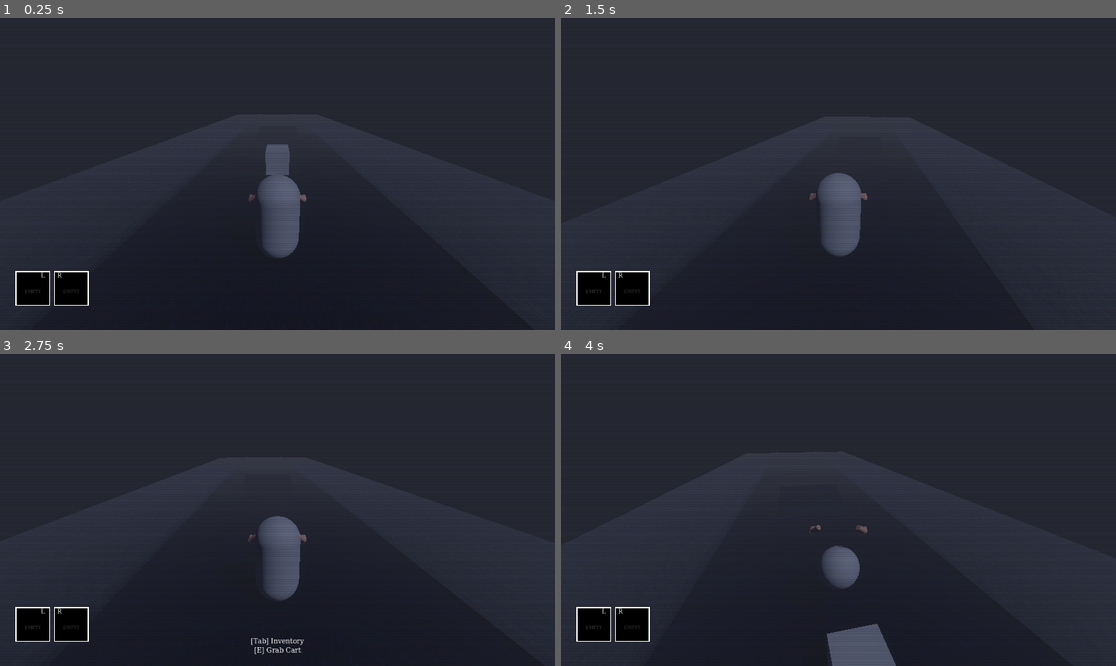
Above: before the commit, frames 1-4 (two rows, left to right).
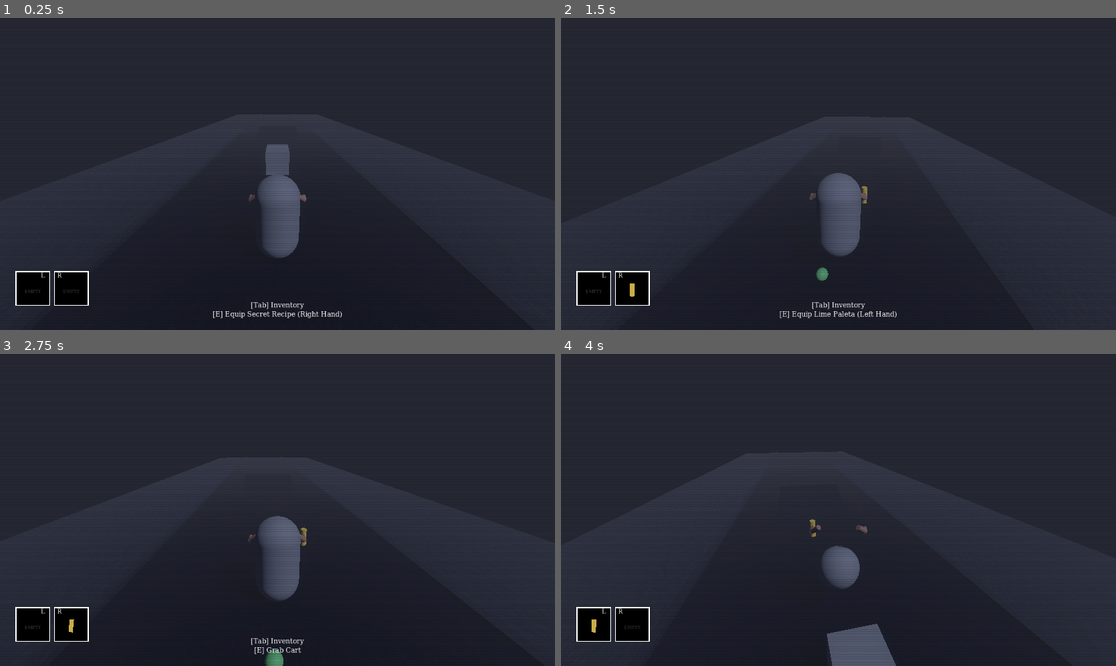
Above: after the commit, the same moments.

Repository: miles5g/paletero
Game: Godot game, scene res://world.tscn
The game is run twice, just before and just after one commit, with the same random seed, the same clock (stepped at 60 frames per second) and the same inputs.
Inputs (mouse positions are in pixels of both pictures, inside the frame that each line leads up to):
- Up to frame 1 (0.25 s): no input
- Up to frame 2 (1.5 s): tap Enter at 0.5 s; move the mouse to (866, 174) at 0.52 s; hold Ctrl (crouch) 0.53-1.28 s; hold W (move_forward) from 0.53 s (still down); click (866, 174) at 0.67 s; tap Space (jump) at 0.77 s; move the mouse to (810, 174) at 1.27 s; tap E (interact) at 1.35 s
- Up to frame 3 (2.75 s): keep holding W (move_forward); tap Space (jump) at 1.52 s; move the mouse to (288, 503) at 2.02 s; hold Shift (sprint) from 2.03 s (still down)
- Up to frame 4 (4 s): keep holding W (move_forward); tap Space (jump) at 2.75, 3.02, 3.77 s; move the mouse to (832, 516) at 2.77 s; release Shift (sprint) at 2.78 s; tap Q at 2.85 s; click (832, 516) at 2.92 s; move the mouse to (877, 513) at 3.52 s; hold Ctrl (crouch) from 3.53 s (still down)

The runs differ from the first frame. In frame 1, 0.3% of the frame differs, in the area x 38-62%, y 91-97%; in frame 2, 0.4%, in the area x 11-61%, y 53-97%; in frame 3, 0.2%; in frame 4, less than 0.1%.

Commit message:
Match world/held item visuals to booth models and spawn starter pickups.
Render physical items using the same hand-model and rarity material mapping as the booth pipeline, and spawn two starter items on the floor in front of the player at world start.

Co-authored-by: Cursor <cursoragent@cursor.com>

Diff:
--- a/physical_item.gd
+++ b/physical_item.gd
@@ -51,46 +51,18 @@
 
 func _build_visual_for_item() -> Node3D:
 	var model := ItemResource.HandModel.CUBE
+	var rarity := ItemResource.Rarity.GREEN
 	if item_resource != null:
 		model = item_resource.hand_model
+		rarity = item_resource.rarity
 		if model == ItemResource.HandModel.AUTO:
 			model = _default_model_for_category(item_resource.category)
-	var mat := StandardMaterial3D.new()
-	mat.albedo_color = Color(0.82, 0.82, 0.84)
-	mat.roughness = 0.58
-	mat.emission_enabled = true
-	mat.emission = mat.albedo_color * 0.12
-	match model:
-		ItemResource.HandModel.SPHERE:
-			var s := CSGSphere3D.new()
-			s.radius = 0.16
-			s.material = mat
-			return s
-		ItemResource.HandModel.CAPSULE:
-			var cap := CSGCylinder3D.new()
-			cap.radius = 0.11
-			cap.height = 0.38
-			cap.material = mat
-			cap.rotation_degrees = Vector3(90.0, 0.0, 0.0)
-			return cap
-		ItemResource.HandModel.CYLINDER:
-			var cyl := CSGCylinder3D.new()
-			cyl.radius = 0.12
-			cyl.height = 0.32
-			cyl.material = mat
-			return cyl
-		ItemResource.HandModel.SCROLL:
-			var scroll := CSGCylinder3D.new()
-			scroll.radius = 0.08
-			scroll.height = 0.42
-			scroll.material = mat
-			scroll.rotation_degrees = Vector3(90.0, 0.0, 0.0)
-			return scroll
-		_:
-			var box := CSGBox3D.new()
-			box.size = Vector3(0.3, 0.3, 0.3)
-			box.material = mat
-			return box
+	var mesh_inst := MeshInstance3D.new()
+	mesh_inst.mesh = _mesh_for_model(model)
+	mesh_inst.material_override = _material_for_rarity(rarity)
+	# Same silhouette language as booth, but scaled down to world pickup size.
+	mesh_inst.scale = Vector3.ONE * 0.42
+	return mesh_inst
 
 
 func _default_model_for_category(category: ItemResource.Category) -> ItemResource.HandModel:
@@ -103,3 +75,57 @@
 			return ItemResource.HandModel.CYLINDER
 		_:
 			return ItemResource.HandModel.CUBE
+
+
+func _mesh_for_model(model: ItemResource.HandModel) -> Mesh:
+	match model:
+		ItemResource.HandModel.SPHERE:
+			var m_sphere := SphereMesh.new()
+			m_sphere.radius = 0.36
+			m_sphere.height = 0.72
+			return m_sphere
+		ItemResource.HandModel.CAPSULE:
+			var m_capsule := CapsuleMesh.new()
+			m_capsule.radius = 0.2
+			m_capsule.height = 0.9
+			return m_capsule
+		ItemResource.HandModel.CYLINDER:
+			var m_cyl := CylinderMesh.new()
+			m_cyl.top_radius = 0.28
+			m_cyl.bottom_radius = 0.34
+			m_cyl.height = 0.76
+			return m_cyl
+		ItemResource.HandModel.SCROLL:
+			var m_scroll := CylinderMesh.new()
+			m_scroll.top_radius = 0.16
+			m_scroll.bottom_radius = 0.16
+			m_scroll.height = 0.92
+			return m_scroll
+		_:
+			var m_cube := BoxMesh.new()
+			m_cube.size = Vector3(0.72, 0.72, 0.72)
+			return m_cube
+
+
+func _material_for_rarity(r: ItemResource.Rarity) -> StandardMaterial3D:
+	var mat := StandardMaterial3D.new()
+	mat.texture_filter = BaseMaterial3D.TEXTURE_FILTER_NEAREST
+	mat.roughness = 0.58
+	mat.metallic = 0.0
+	mat.albedo_color = _rarity_color(r)
+	mat.emission_enabled = true
+	mat.emission = mat.albedo_color * 0.12
+	return mat
+
+
+func _rarity_color(r: ItemResource.Rarity) -> Color:
+	match r:
+		ItemResource.Rarity.GREEN:
+			return Color(0.46, 0.84, 0.47)
+		ItemResource.Rarity.BLUE:
+			return Color(0.42, 0.58, 0.95)
+		ItemResource.Rarity.PURPLE:
+			return Color(0.7, 0.42, 0.95)
+		ItemResource.Rarity.GOLD:
+			return Color(0.98, 0.82, 0.3)
+	return Color(0.72, 0.72, 0.72)
--- a/world.gd
+++ b/world.gd
@@ -4,6 +4,7 @@
 const FLOOR_ALBEDO_TEXTURE_RES: int = 256
 const _PHOTO_BOOTH_SCRIPT: Script = preload("res://item_photo_booth.gd")
 const _PHOTO_BOOTH_VISUAL_LAYER: int = 2
+const _PHYSICAL_ITEM_SCENE: PackedScene = preload("res://PhysicalItem.tscn")
 
 var _scanline_overlay: ColorRect = null
 
@@ -497,9 +498,10 @@
 		inv_panel.bind_cart(cart)
 
 	# 4. Spawn the Player
-	_spawn_player()
-
-func _spawn_player() -> void:
+	var player := _spawn_player()
+	_spawn_initial_floor_items(player)
+
+func _spawn_player() -> CharacterBody3D:
 	var player = CharacterBody3D.new()
 	player.name = "Player"
 	player.position = Vector3(0, 1, 0)
@@ -526,3 +528,52 @@
 	player.add_child(p_col)
 	player.add_child(cam)
 	add_child(player)
+	return player
+
+
+func _spawn_initial_floor_items(player: CharacterBody3D) -> void:
+	if player == null:
+		return
+	var fwd := -player.global_transform.basis.z
+	fwd.y = 0.0
+	if fwd.length_squared() < 1e-6:
+		fwd = Vector3.FORWARD
+	fwd = fwd.normalized()
+	var right := player.global_transform.basis.x
+	right.y = 0.0
+	if right.length_squared() < 1e-6:
+		right = Vector3.RIGHT
+	right = right.normalized()
+
+	var item_a := ItemResource.new()
+	item_a.item_name = "Lime Paleta"
+	item_a.quantity = 1
+	item_a.weight_lbs = 1.0
+	item_a.value_usd = 1.50
+	item_a.description = "Tart lime frozen fruit bar."
+	item_a.rarity = ItemResource.Rarity.GREEN
+	item_a.category = ItemResource.Category.FOOD
+	item_a.hand_model = ItemResource.HandModel.SPHERE
+
+	var item_b := ItemResource.new()
+	item_b.item_name = "Secret Recipe"
+	item_b.quantity = 1
+	item_b.weight_lbs = 0.1
+	item_b.value_usd = 500.00
+	item_b.description = "A handwritten note with the perfect flavor ratios. Priceless."
+	item_b.rarity = ItemResource.Rarity.GOLD
+	item_b.category = ItemResource.Category.UTILITY
+	item_b.hand_model = ItemResource.HandModel.SCROLL
+
+	var spawn_a := _PHYSICAL_ITEM_SCENE.instantiate() as PhysicalItem
+	var spawn_b := _PHYSICAL_ITEM_SCENE.instantiate() as PhysicalItem
+	if spawn_a == null or spawn_b == null:
+		return
+	spawn_a.set_item_resource(item_a)
+	spawn_b.set_item_resource(item_b)
+	add_child(spawn_a)
+	add_child(spawn_b)
+	# Place two pickups on floor in front of player.
+	var base := player.global_position + fwd * 2.1 + Vector3.UP * 0.24
+	spawn_a.global_position = base + right * -0.28
+	spawn_b.global_position = base + right * 0.28
